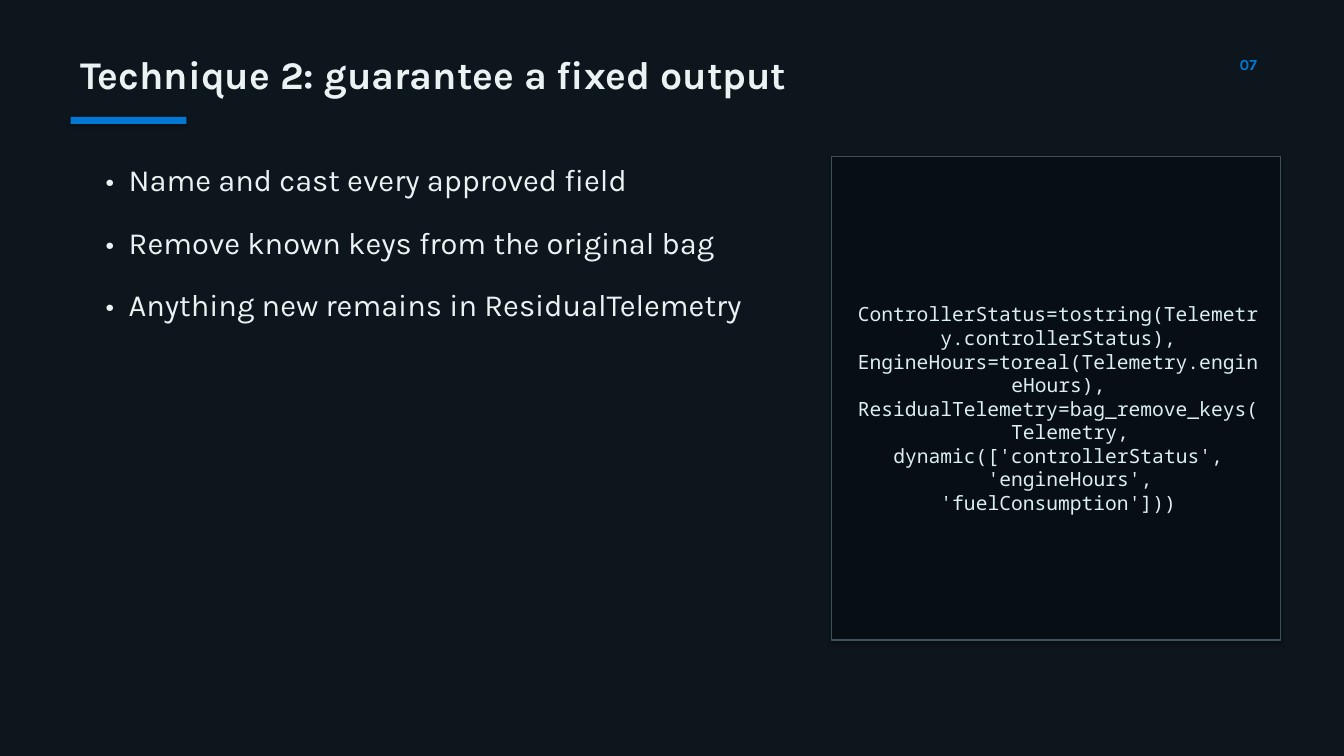
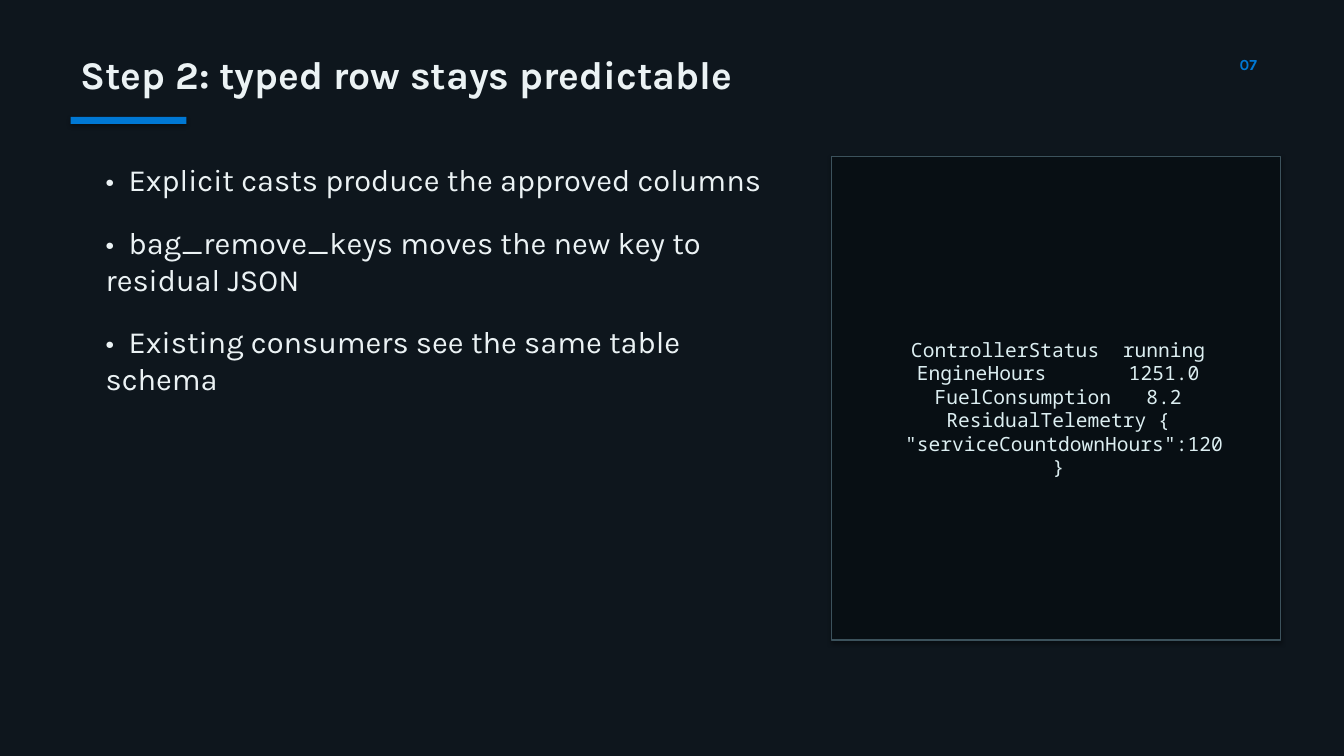
Before and after one commit to MatthieuLefebvre/eventhouse-schema-drift-reference, a slide deck: slide 7 of presentation/eventhouse-schema-drift-reference.pptx. Drawn at 1344x756 pixels with LibreOffice and Linux fonts; fonts in the diff are those of the drawing. Boxes give left, top, right and bottom in pixels: in the first picture for what was removed or moved away, otherwise in the second. Text is boxed around its words. In the diff, an @@ line names an element or a change of style, - is before the commit and + after.

```diff
--- a/presentation/eventhouse-schema-drift-reference.pptx
+++ b/presentation/eventhouse-schema-drift-reference.pptx
@@ text at box(80, 61, 733, 99): text changed @@
-Technique 2: guarantee a fixed output
+Step 2: typed row stays predictable
@@ text at box(106, 170, 761, 391): text changed @@
-• Name and cast every approved field
-• Remove known keys from the original bag
-• Anything new remains in ResidualTelemetry
+• Explicit casts produce the approved columns
+• bag_remove_keys moves the new key to residual JSON
+• Existing consumers see the same table schema
@@ text in rectangle at box(905, 342, 1223, 452): text changed @@
-ControllerStatus=tostring(Telemetry.controllerStatus),
-EngineHours=toreal(Telemetry.engineHours),
-ResidualTelemetry=bag_remove_keys(
-Telemetry, dynamic(['controllerStatus',
-'engineHours', 'fuelConsumption']))
+ControllerStatus running
+EngineHours 1251.0
+FuelConsumption 8.2
+ResidualTelemetry {
+"serviceCountdownHours":120
+}
```
Also in this commit, not shown: 4 other slides changed, 2 slides added, 2 slides removed, 3 other files.
